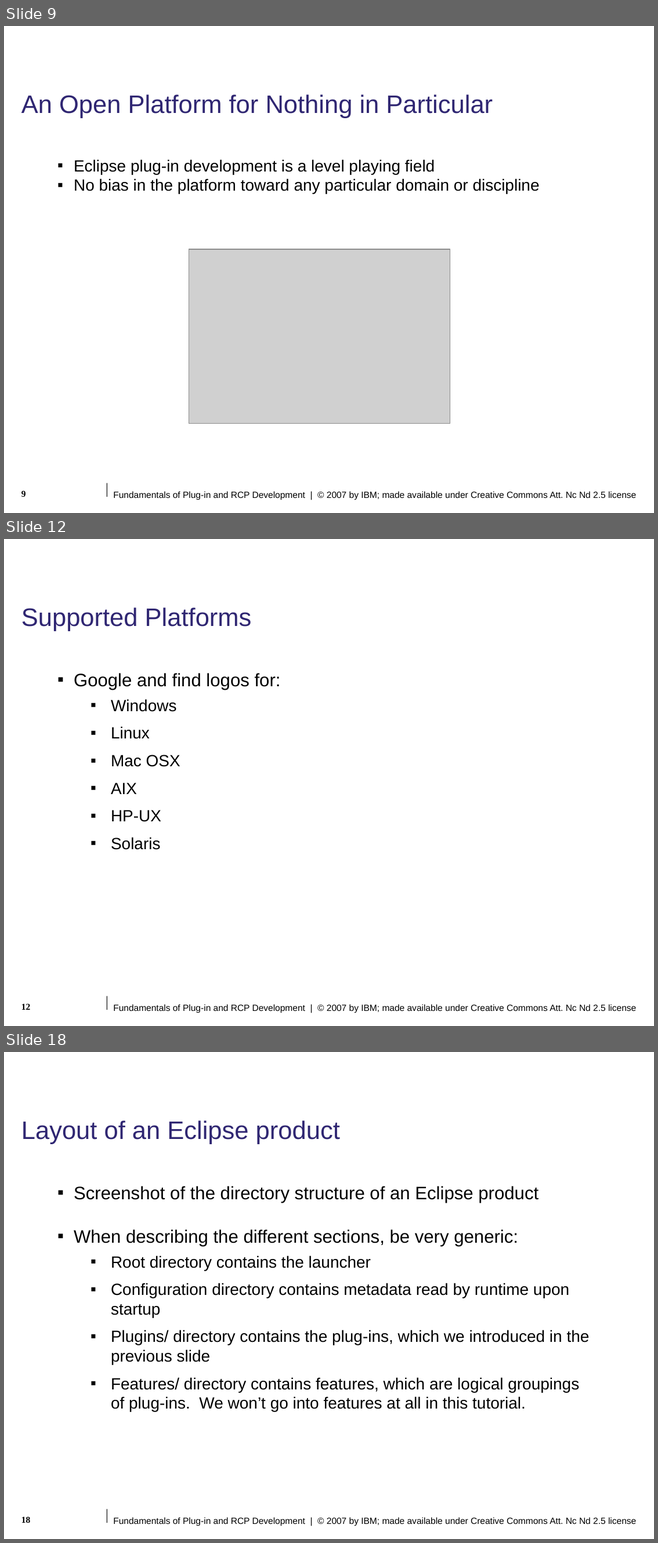
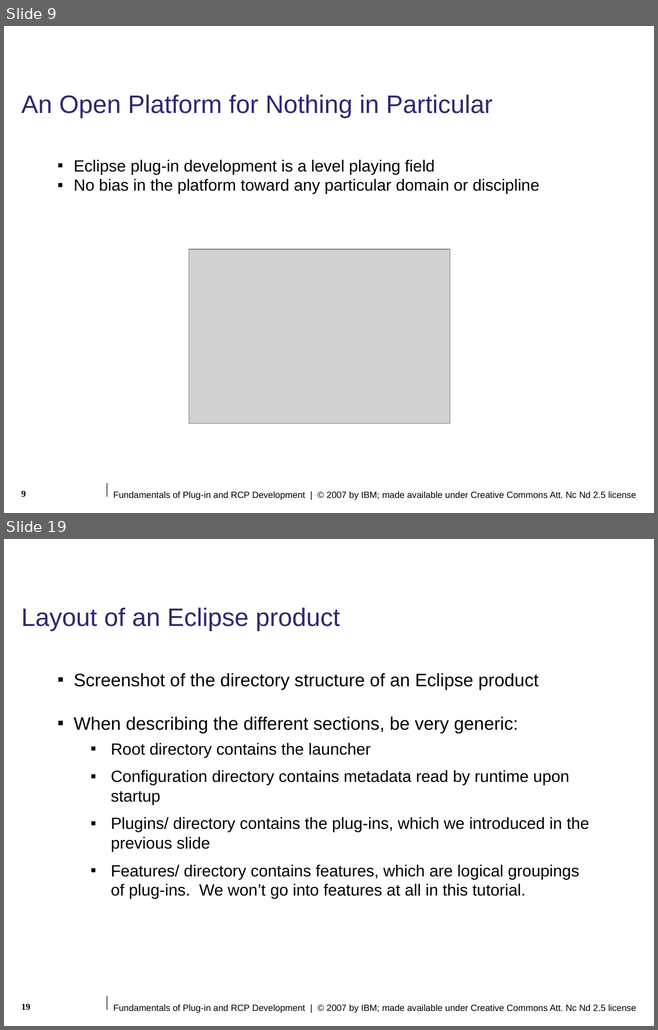
Before and after one commit to lukangping/eclipse.pde.incubator, a slide deck: presentations/eclipse-con/2007/slides/Fundamentals_of_Plugin_and_RCP_Development.ppt. Shown one above the other, each under a label of ours: slides 9, 12 and 18 before the commit, slides 9 and 19 after it; the slides between them are not shown. The pictures are 658x1543 and 658x1030 pixels, drawn with LibreOffice and Linux fonts; fonts in the diff are those of the drawing; grey boxes stand for pictures; background and template pictures are left out. Boxes give left, top, right and bottom in pixels: in the first picture for what was removed or moved away, otherwise in the second. Text is boxed around its words. In the diff, an @@ line names an element or a change of style, - is before the commit and + after.

```diff
--- a/presentations/eclipse-con/2007/slides/Fundamentals_of_Plugin_and_RCP_Development.ppt
+++ b/presentations/eclipse-con/2007/slides/Fundamentals_of_Plugin_and_RCP_Development.ppt
@@ slide 12 removed at [4,539,654,1026], background #FFFFFF; not listed: 2 template elements that a slide beside it also shows @@
@@ title removed at [21,607,252,631] @@
-Supported Platforms
@@ text removed at [74,673,281,850] @@
-▪ Google and find logos for:
-  ▪ Windows
-  ▪ Linux
-  ▪ Mac OSX
-  ▪ AIX
-  ▪ HP-UX
-  ▪ Solaris
@@ page number removed at [21,1004,31,1010] @@
-12
@@ what was slide 18 is now slide 19 @@
@@ page number at [21,1004,31,1010]: text changed @@
-18
+19
```
Also in this commit, not shown: 7 slides changed, 2 slides added.
